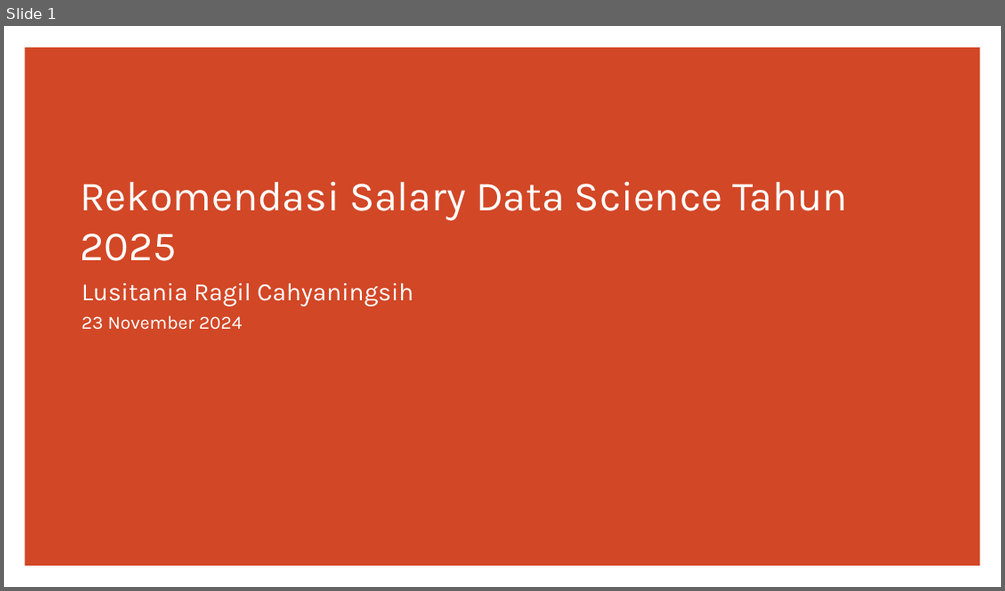
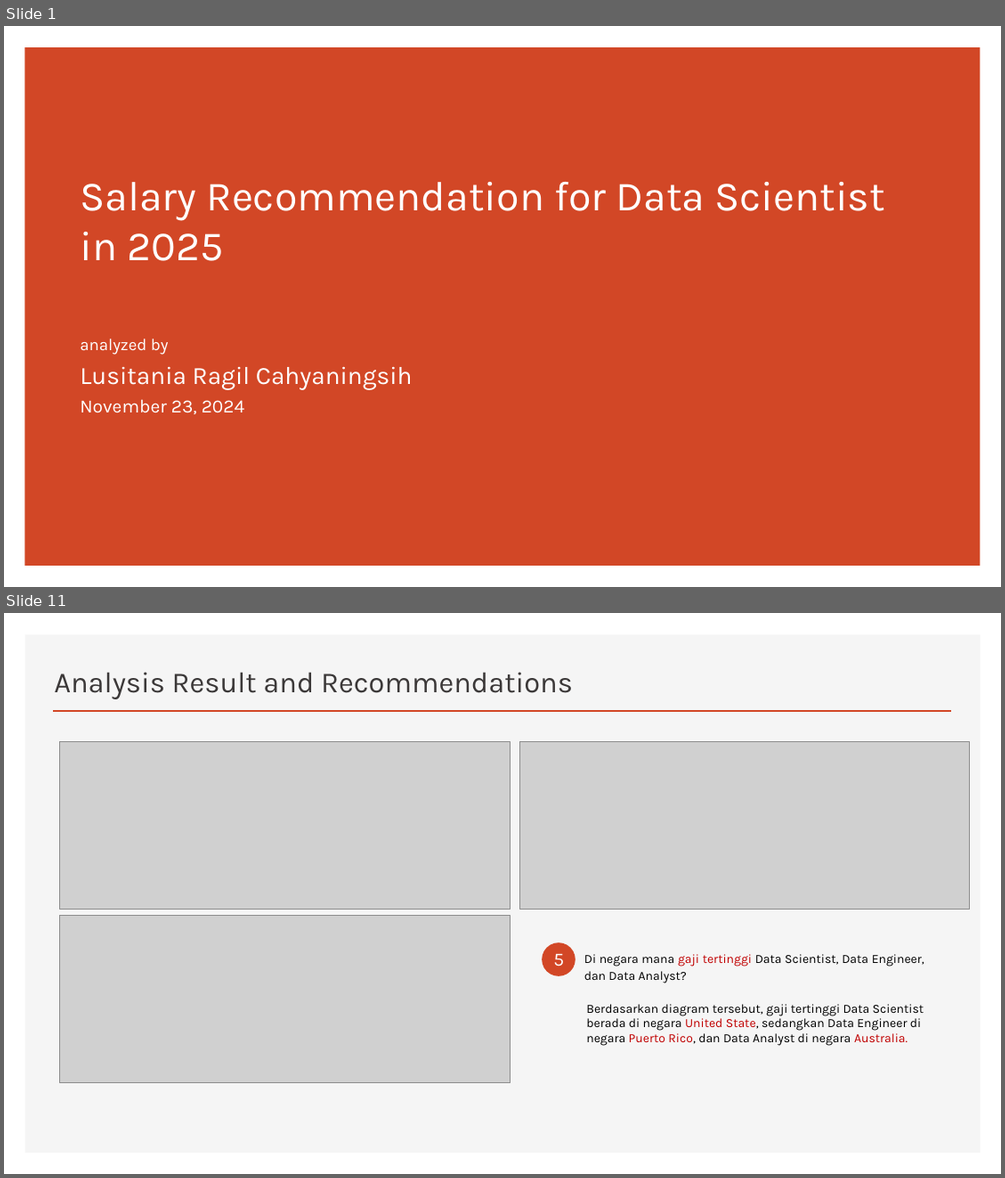
Before and after one commit to CODA-Assignment-Bay/p1-coda001-rmt-m2-lusitaniarc, a slide deck: P1M2_lusitania.pptx. Shown one above the other, each under a label of ours: slide 1 before the commit, slides 1 and 11 after it; the slides between them are not shown. The pictures are 1005x591 and 1005x1178 pixels, drawn with LibreOffice and Linux fonts; fonts in the diff are those of the drawing; grey boxes stand for pictures. Boxes give left, top, right and bottom in pixels: in the first picture for what was removed or moved away, otherwise in the second. Text is boxed around its words. In the diff, an @@ line names an element or a change of style, - is before the commit and + after.

```diff
--- a/P1M2_lusitania.pptx
+++ b/P1M2_lusitania.pptx
@@ slide 11 added at (4,613,1001,1174), background #FFFFFF @@
@@ rectangle added at (25,634,980,1153), fill #F5F5F5 @@
@@ title added at (54,672,573,699), 28 pt, text #3B3838 @@
+Analysis Result and Recommendations
@@ line added from (53, 711) to (952, 711), #D24726 2 pt @@
@@ picture added at (60,742,510,908) @@
@@ picture added at (520,742,971,908) @@
@@ picture added at (60,915,510,1082) @@
@@ ellipse added at (542,943,575,976), fill #D24726 @@
@@ text added at (553,954,564,965), 18 pt, text #FFFFFF @@
+5
@@ text added at (584,954,924,983), 12 pt, text #000000 @@
+Di negara mana gaji tertinggi Data Scientist, Data Engineer, dan Data Analyst?
@@ text added at (586,1004,923,1046), 12 pt, text #000000 @@
+Berdasarkan diagram tersebut, gaji tertinggi Data Scientist berada di negara United State, sedangkan Data Engineer di negara Puerto Rico, dan Data Analyst di negara Australia.
@@ slide 1 changed as well @@
@@ title at (80,182,885,261): text changed @@
-Rekomendasi Salary Data Science Tahun 2025
+Salary Recommendation for Data Scientist
+in 2025
@@ subtitle "analyzed by": place and size @@
-subtitle "analyzed by" at (81,282,413,329)
+subtitle "analyzed by" at (80,338,413,414)
@@ subtitle at (80,338,169,354): paragraph added @@
+analyzed by
@@ subtitle at (80,399,244,414): text changed @@
-23 November 2024
+November 23, 2024
```
Also in this commit, not shown: 12 other slides added, 8 slides removed, 3 other files.
